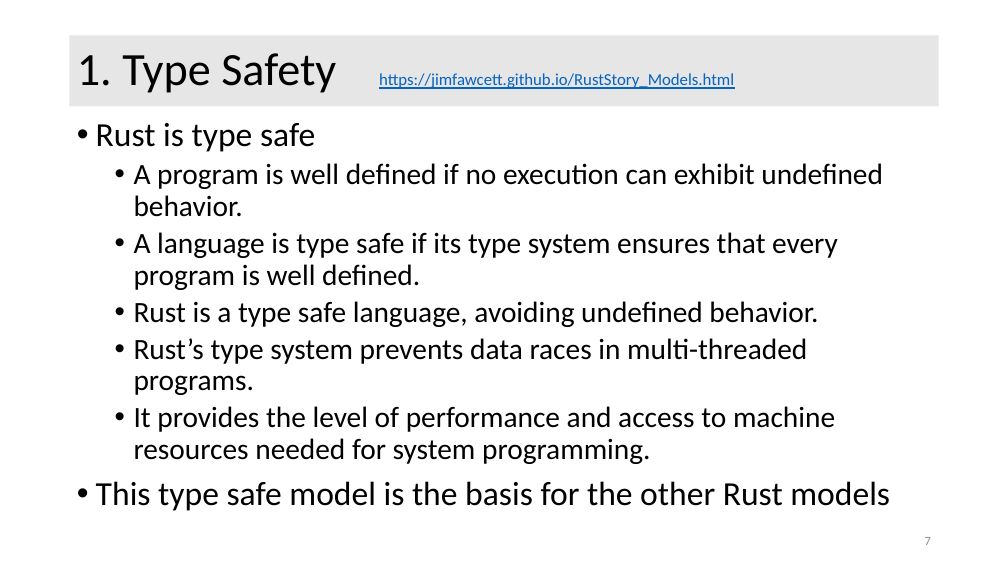
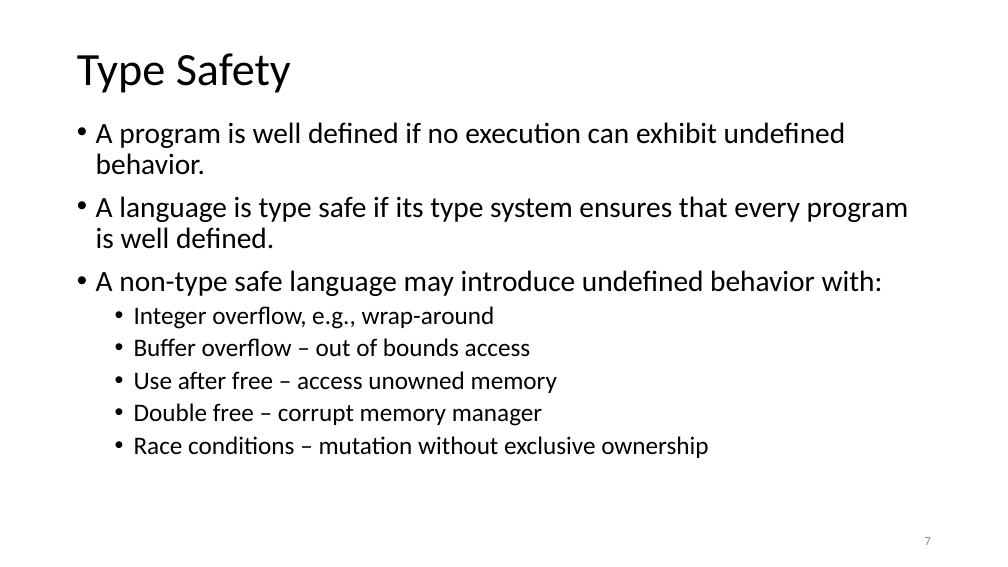
Before and after one commit to JimFawcett/JimFawcett.github.io, a slide deck: slide 7 of Resources/RustModels.pptx. Drawn at 1008x567 pixels with LibreOffice and Linux fonts; fonts in the diff are those of the drawing. Boxes give left, top, right and bottom in pixels: in the first picture for what was removed or moved away, otherwise in the second. Text is boxed around its words. In the diff, an @@ line names an element or a change of style, - is before the commit and + after.

Commit message:
add links, finished RustModels

```diff
--- a/Resources/RustModels.pptx
+++ b/Resources/RustModels.pptx
@@ text "Type Safety": place and size @@
-text "Type Safety" at [70,36,939,107]
+text "Type Safety" at [77,53,291,93]
@@ text "Type Safety" at [77,53,291,93]: fill #E7E6E6 to none @@
@@ text at [77,53,291,93]: text changed; size 16 to 44 pt; text colour #0563C1 to #000000 @@
-1. Type Safety https://jimfawcett.github.io/RustStory_Models.html
+Type Safety
@@ text at [96,123,315,152]: paragraph removed @@
-• Rust is type safe
@@ text at [96,122,909,249]: list level 2 to 1 in "A program is well defined ..."; list level 2 to 1 in "A language is type safe ..." @@
@@ text at [96,270,883,458]: text changed; size 28 to 24 pt @@
-  • Rust is a type safe language, avoiding undefined behavior.
-  • Rust’s type system prevents data races in multi-threaded programs.
-  • It provides the level of performance and access to machine resources needed for system programming.
-• This type safe model is the basis for the other Rust models
+• A non-type safe language may introduce undefined behavior with:
+  • Integer overflow, e.g., wrap-around
+  • Buffer overflow – out of bounds access
+  • Use after free – access unowned memory
+  • Double free – corrupt memory manager
+  • Race conditions – mutation without exclusive ownership
```
Also in this commit, not shown: 21 other slides changed, 16 slides added, 13 slides removed, 9 other files.
